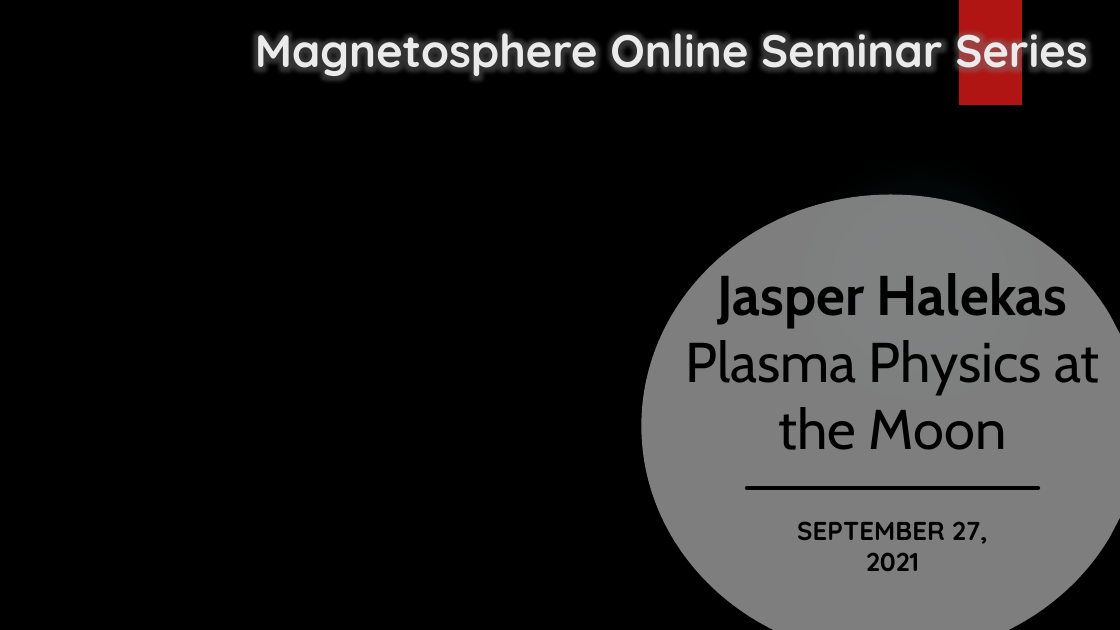
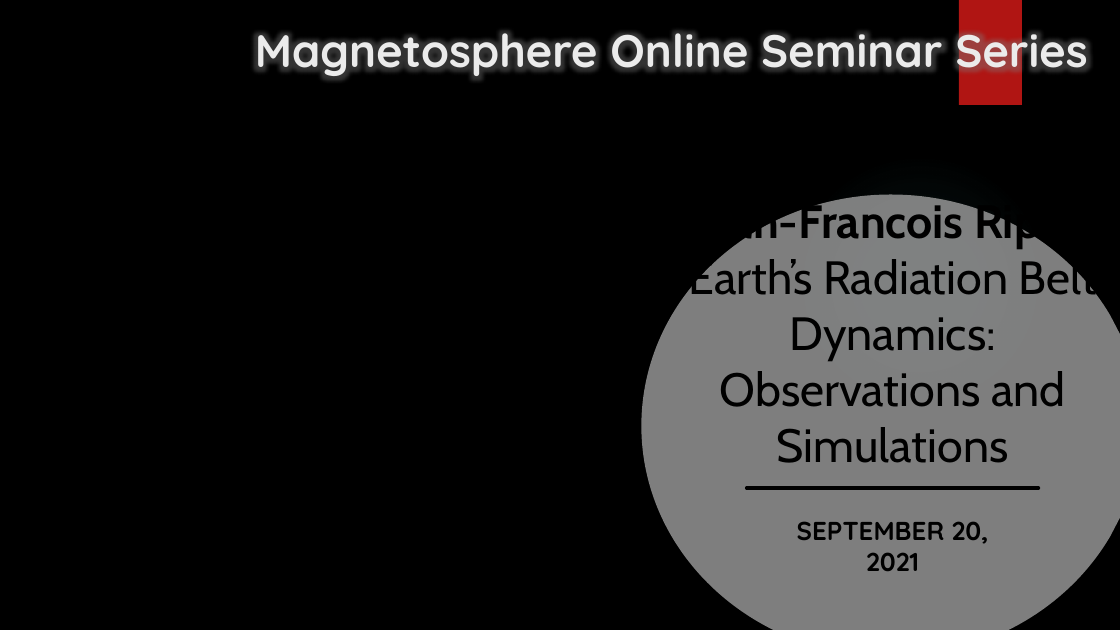
Before and after one commit to MSOLSS/MagSeminars, a slide deck: slide 1 of MSOSS_title.pptx. Drawn at 1120x630 pixels with LibreOffice and Linux fonts; fonts in the diff are those of the drawing; background and template pictures are left out. Boxes give left, top, right and bottom in pixels: in the first picture for what was removed or moved away, otherwise in the second. Text is boxed around its words. In the diff, an @@ line names an element or a change of style, - is before the commit and + after.

```diff
--- a/MSOSS_title.pptx
+++ b/MSOSS_title.pptx
@@ title at (688,199,1097,463): text changed; size 48 to 40 pt @@
-Jasper Halekas
-Plasma Physics at the Moon
+Jean-Francois Ripoll
+Earth’s Radiation Belt Dynamics: Observations and Simulations
@@ subtitle at (797,521,989,571): text changed @@
-SEPTEMBER 27, 2021
+SEPTEMBER 20, 2021
```
Also in this commit, not shown: 1 other slide changed, 1 other file.
